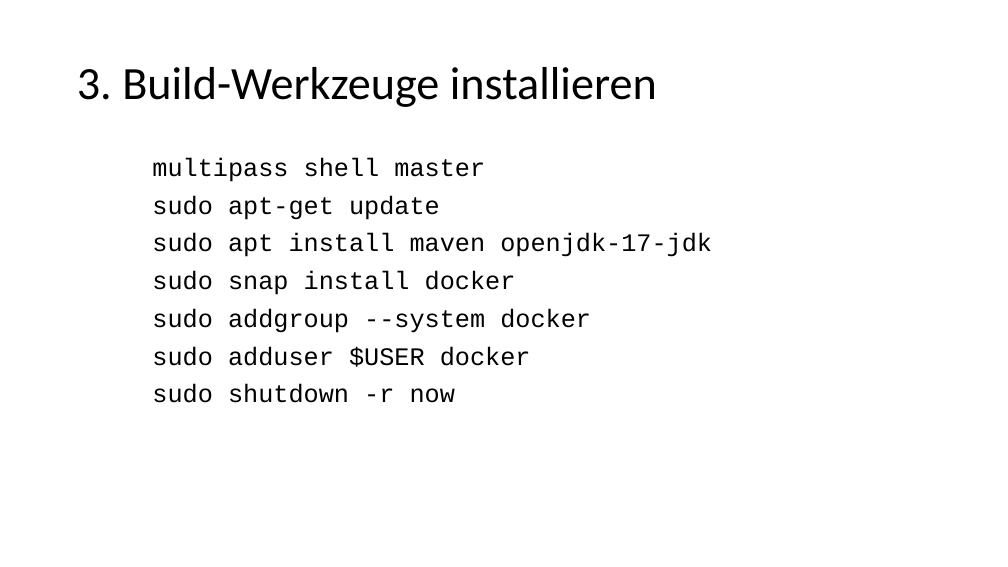
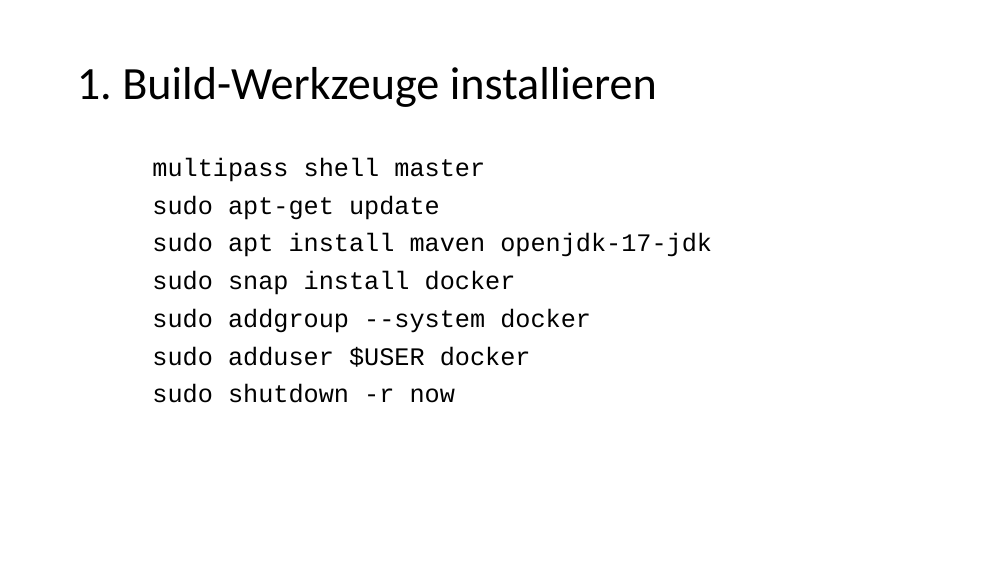
Before and after one commit to igeldo/PR4-SoSe23, a slide deck: slide 4 of sample/kubernetes/Bring your own device - Teil 2.pptx (slide 7 before the commit). Drawn at 1008x567 pixels with LibreOffice and Linux fonts; fonts in the diff are those of the drawing. Boxes give left, top, right and bottom in pixels: in the first picture for what was removed or moved away, otherwise in the second. Text is boxed around its words. In the diff, an @@ line names an element or a change of style, - is before the commit and + after.

```diff
--- a/sample/kubernetes/Bring your own device - Teil 2.pptx
+++ b/sample/kubernetes/Bring your own device - Teil 2.pptx
@@ title at [77,67,657,107]: text changed @@
-3. Build-Werkzeuge installieren
+1. Build-Werkzeuge installieren
```
Also in this commit, not shown: 9 other slides changed, 1 slide added, 3 slides removed.
